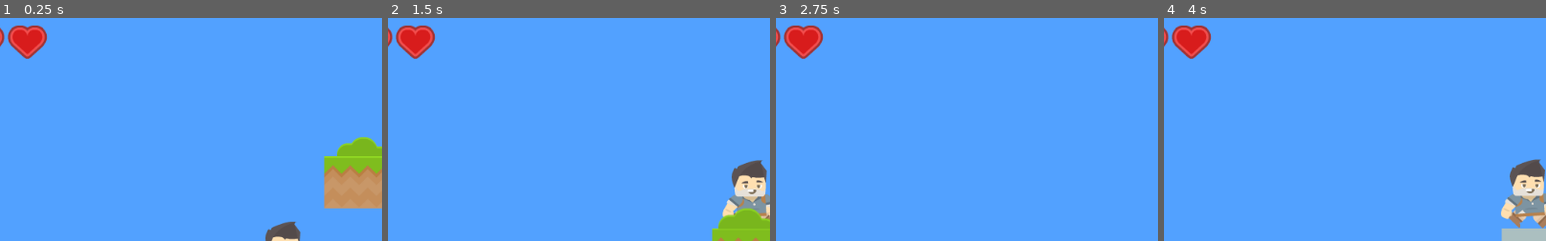
Above: before the commit, frames 1-4 (left to right).
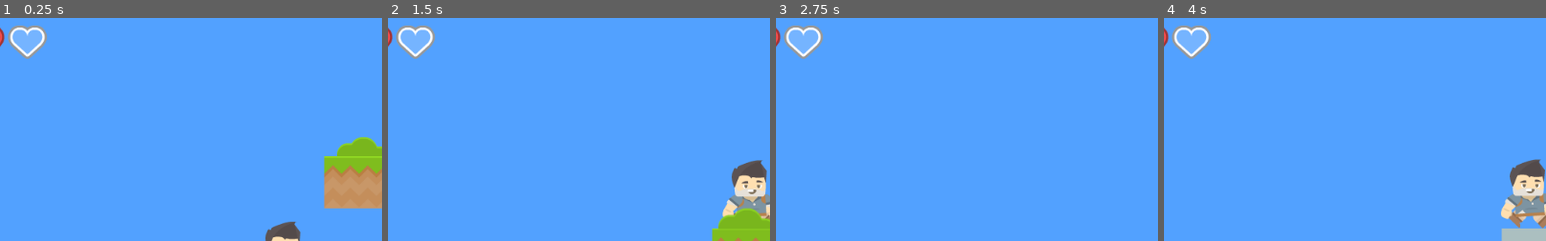
Above: after the commit, the same moments.

Repository: louki0101/GodotAdventureWorld
Game: Godot game, scene res://levels/Level_1.tscn
Same seed, same stepped clock (60 frames per second), same inputs: the game is played once before the commit and once after it.
Inputs:
- Up to frame 1 (0.25 s): no input
- Up to frame 2 (1.5 s): tap Enter (ui_accept) at 0.5, 0.77 s; hold Right from 0.53 s (still down); tap F at 0.6, 1.35 s
- Up to frame 3 (2.75 s): tap Enter (ui_accept) at 1.52 s; release Right at 2.03 s; hold Left from 2.03 s (still down); tap F at 2.1 s
- Up to frame 4 (4 s): release Left at 2.78 s; hold Right from 2.78 s (still down); tap F at 2.85, 3.6 s; tap Enter (ui_accept) at 3.02, 3.77 s
The pictures show only the part of the screen within x 12-62%, y 1-51%; the shares and areas given below are measured in that part.

The runs differ from the first frame. In frame 1, 1.1% of the frame differs, in the area x 2-13%, y 3-19%; in frame 2, 1.1%; in frame 3, 1.1%; in frame 4, 1.1%.

Commit message:
Added game over message

Diff:
--- a/levels/Level_1.tscn
+++ b/levels/Level_1.tscn
@@ -9,7 +9,7 @@
 [ext_resource path="res://objects/WaterArea2D.tscn" type="PackedScene" id=7]
 [ext_resource path="res://objects/SpikesArea2D.tscn" type="PackedScene" id=8]
 
-[node name="Level_1" type="Node2D"]
+[node name="Level_1" type="Node2D" index="0"]
 
 __meta__ = {
 "_edit_lock_": true
--- a/objects/Player.gd
+++ b/objects/Player.gd
@@ -17,7 +17,7 @@
 
 
 #health
-var health = 3
+var health = 2
 var KNOCKBACK = 8000
 var is_in_knockback = false
 var is_passed_out = false
@@ -47,6 +47,11 @@
 	print('player passed out.')
 	is_passed_out = true
 	get_node("AnimationPlayer").play("pass_out")
+	yield(get_node("AnimationPlayer"), "animation_finished")
+	get_node("AnimationPlayer").play("game_over")
+	yield(get_node("AnimationPlayer"), "animation_finished")
+	print('GO TO MAIN MENU!')
+
 
 func knockback():
 	is_in_knockback = true
--- a/objects/Player.tscn
+++ b/objects/Player.tscn
@@ -1,17 +1,18 @@
-[gd_scene load_steps=18 format=2]
+[gd_scene load_steps=20 format=2]
 
 [ext_resource path="res://objects/Player.gd" type="Script" id=1]
 [ext_resource path="res://art/Adventurer/Poses/adventurer_idle.png" type="Texture" id=2]
 [ext_resource path="res://art/Adventurer/Poses/adventurer_hurt.png" type="Texture" id=3]
 [ext_resource path="res://art/Adventurer/Poses/adventurer_jump.png" type="Texture" id=4]
-[ext_resource path="res://art/Adventurer/Poses/adventurer_fall.png" type="Texture" id=5]
-[ext_resource path="res://art/Adventurer/Poses/adventurer_walk1.png" type="Texture" id=6]
-[ext_resource path="res://art/Adventurer/Poses/adventurer_walk2.png" type="Texture" id=7]
-[ext_resource path="res://art/Adventurer/Poses/adventurer_swim1.png" type="Texture" id=8]
-[ext_resource path="res://art/Adventurer/Poses/adventurer_swim2.png" type="Texture" id=9]
-[ext_resource path="res://art/Adventurer/Poses/adventurer_duck.png" type="Texture" id=10]
+[ext_resource path="res://art/Adventurer/Poses/adventurer_walk1.png" type="Texture" id=5]
+[ext_resource path="res://art/Adventurer/Poses/adventurer_walk2.png" type="Texture" id=6]
+[ext_resource path="res://art/Adventurer/Poses/adventurer_swim1.png" type="Texture" id=7]
+[ext_resource path="res://art/Adventurer/Poses/adventurer_swim2.png" type="Texture" id=8]
+[ext_resource path="res://art/Adventurer/Poses/adventurer_duck.png" type="Texture" id=9]
+[ext_resource path="res://art/Adventurer/Poses/adventurer_fall.png" type="Texture" id=10]
 [ext_resource path="res://sound/splash.wav" type="AudioStream" id=11]
 [ext_resource path="res://objects/HUDCanvasLayer.tscn" type="PackedScene" id=12]
+[ext_resource path="res://art/hud/title_GameOver.png" type="Texture" id=13]
 
 [sub_resource type="SpriteFrames" id=1]
 
@@ -31,24 +32,24 @@
 "name": "jump",
 "speed": 5.0
 }, {
-"frames": [ ExtResource( 5 ) ],
-"loop": true,
-"name": "fall",
-"speed": 5.0
-}, {
-"frames": [ ExtResource( 6 ), ExtResource( 7 ) ],
+"frames": [ ExtResource( 5 ), ExtResource( 6 ) ],
 "loop": true,
 "name": "walk",
 "speed": 5.0
 }, {
-"frames": [ ExtResource( 8 ), ExtResource( 9 ) ],
+"frames": [ ExtResource( 7 ), ExtResource( 8 ) ],
 "loop": true,
 "name": "swim",
 "speed": 3.0
 }, {
+"frames": [ ExtResource( 9 ) ],
+"loop": true,
+"name": "duck",
+"speed": 5.0
+}, {
 "frames": [ ExtResource( 10 ) ],
 "loop": true,
-"name": "duck",
+"name": "fall",
 "speed": 5.0
 } ]
 
@@ -100,8 +101,20 @@
 "update": 0,
 "values": [ Color( 1, 1, 1, 1 ) ]
 }
-
-[sub_resource type="Animation" id=5]
+tracks/3/type = "value"
+tracks/3/path = NodePath("GameOverCanvasLayer/BackdropColorRect:visible")
+tracks/3/interp = 1
+tracks/3/loop_wrap = true
+tracks/3/imported = false
+tracks/3/enabled = true
+tracks/3/keys = {
+"times": PoolRealArray( 0 ),
+"transitions": PoolRealArray( 1 ),
+"update": 1,
+"values": [ false ]
+}
+
+[sub_resource type="Animation" id=4]
 
 resource_name = "flash"
 length = 1.2
@@ -120,9 +133,51 @@
 "values": [ Color( 1, 1, 1, 1 ), Color( 1, 1, 1, 0.364627 ), Color( 1, 1, 1, 1 ), Color( 1, 1, 1, 0.364627 ), Color( 1, 1, 1, 1 ), Color( 1, 1, 1, 0.364627 ), Color( 1, 1, 1, 1 ) ]
 }
 
-[sub_resource type="Animation" id=4]
-
-resource_name = "pass_out"
+[sub_resource type="Animation" id=6]
+
+resource_name = "game_over"
+length = 5.0
+loop = false
+step = 0.1
+tracks/0/type = "value"
+tracks/0/path = NodePath("GameOverCanvasLayer/BackdropColorRect:visible")
+tracks/0/interp = 1
+tracks/0/loop_wrap = true
+tracks/0/imported = false
+tracks/0/enabled = true
+tracks/0/keys = {
+"times": PoolRealArray( 0 ),
+"transitions": PoolRealArray( 1 ),
+"update": 1,
+"values": [ true ]
+}
+tracks/1/type = "value"
+tracks/1/path = NodePath("GameOverCanvasLayer/BackdropColorRect:color")
+tracks/1/interp = 1
+tracks/1/loop_wrap = true
+tracks/1/imported = false
+tracks/1/enabled = true
+tracks/1/keys = {
+"times": PoolRealArray( 0, 0.4 ),
+"transitions": PoolRealArray( 1, 1 ),
+"update": 0,
+"values": [ Color( 0, 0, 0, 0 ), Color( 0, 0, 0, 0.588235 ) ]
+}
+tracks/2/type = "value"
+tracks/2/path = NodePath("GameOverCanvasLayer/BackdropColorRect/TextureRect:modulate")
+tracks/2/interp = 1
+tracks/2/loop_wrap = true
+tracks/2/imported = false
+tracks/2/enabled = true
+tracks/2/keys = {
+"times": PoolRealArray( 0, 0.4, 1 ),
+"transitions": PoolRealArray( 1, 1, 1 ),
+"update": 0,
+"values": [ Color( 0.863281, 0.118027, 0.118027, 0 ), Color( 0.863281, 0.118027, 0.118027, 0 ), Color( 0.863281, 0.118027, 0.118027, 1 ) ]
+}
+
+[sub_resource type="Animation" id=5]
+
 length = 1.5
 loop = false
 step = 0.1
@@ -163,7 +218,7 @@
 "values": [ "hurt", "hurt", "idle" ]
 }
 
-[node name="Player" type="KinematicBody2D" index="0" groups=[
+[node name="Player" type="KinematicBody2D" groups=[
 "moves_bushes",
 "player",
 ]]
@@ -211,6 +266,51 @@
 playback_default_blend_time = 0.0
 playback_speed = 1.0
 anims/_SETUP = SubResource( 3 )
-anims/flash = SubResource( 5 )
-anims/pass_out = SubResource( 4 )
+anims/flash = SubResource( 4 )
+anims/game_over = SubResource( 6 )
+anims/pass_out = SubResource( 5 )
 blend_times = [  ]
+
+[node name="GameOverCanvasLayer" type="CanvasLayer" parent="." index="6"]
+
+layer = 1
+offset = Vector2( 0, 0 )
+rotation = 0.0
+scale = Vector2( 1, 1 )
+transform = Transform2D( 1, 0, 0, 1, 0, 0 )
+
+[node name="BackdropColorRect" type="ColorRect" parent="GameOverCanvasLayer" index="0"]
+
+anchor_left = 0.0
+anchor_top = 0.0
+anchor_right = 1.0
+anchor_bottom = 1.0
+rect_pivot_offset = Vector2( 0, 0 )
+rect_clip_content = false
+mouse_filter = 0
+mouse_default_cursor_shape = 0
+size_flags_horizontal = 1
+size_flags_vertical = 1
+color = Color( 0, 0, 0, 0.588235 )
+_sections_unfolded = [ "Anchor", "Margin", "Rect", "Visibility" ]
+
+[node name="TextureRect" type="TextureRect" parent="GameOverCanvasLayer/BackdropColorRect" index="0"]
+
+modulate = Color( 0.863281, 0.118027, 0.118027, 1 )
+anchor_left = 0.5
+anchor_top = 0.5
+anchor_right = 0.5
+anchor_bottom = 0.5
+margin_left = -212.5
+margin_top = -26.5
+margin_right = 212.5
+margin_bottom = 26.5
+rect_pivot_offset = Vector2( 0, 0 )
+rect_clip_content = false
+mouse_filter = 1
+mouse_default_cursor_shape = 0
+size_flags_horizontal = 1
+size_flags_vertical = 1
+texture = ExtResource( 13 )
+stretch_mode = 0
+_sections_unfolded = [ "Visibility" ]
Binary file added: art/hud/title_GameOver.png
Not shown, added: art/hud/title_GameOver.png.import
